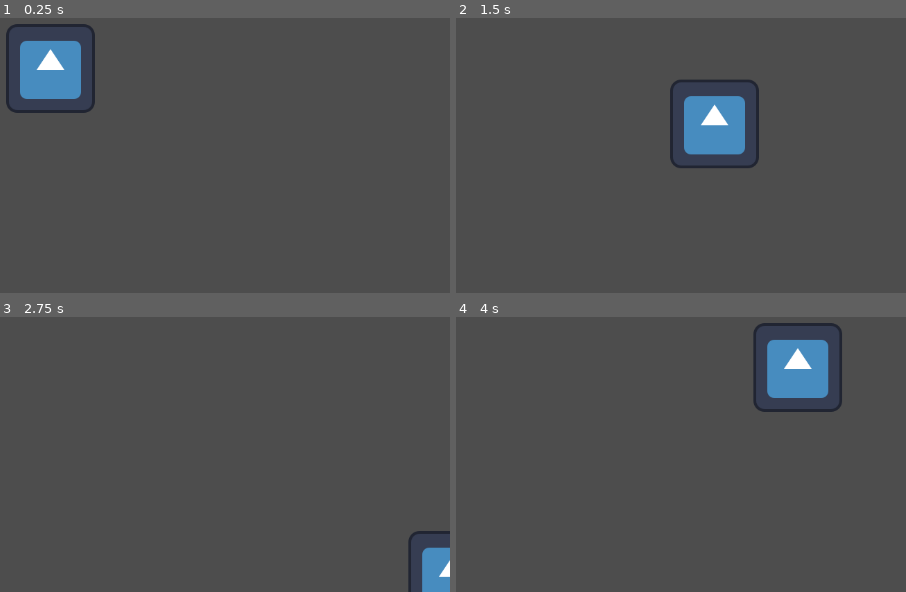
Above: before the commit, frames 1-4 (two rows, left to right).
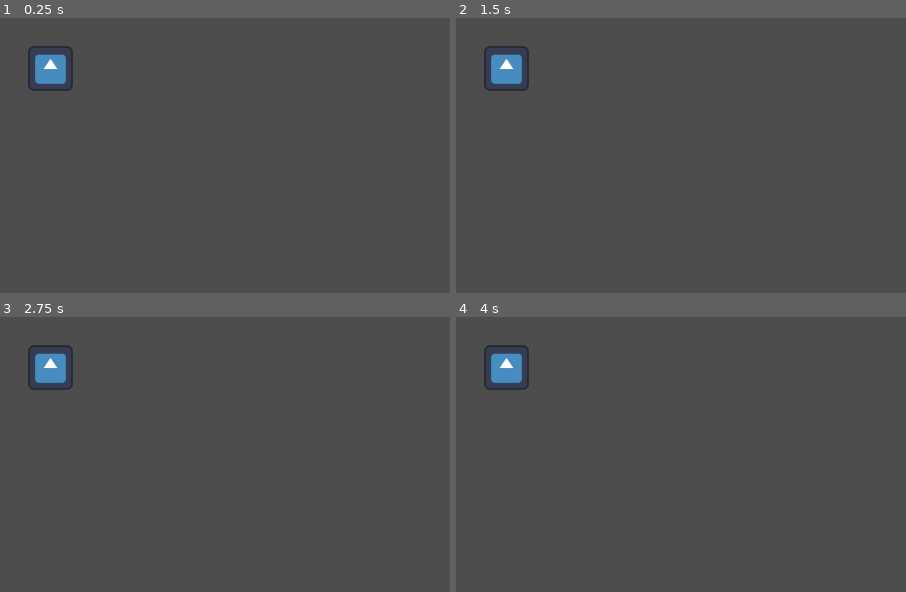
Above: after the commit, the same moments.

Repository: ArtinTheCoder/drive_on_google_maps
Game: Godot game, scene res://scenes/main.tscn
Same seed, same stepped clock (60 frames per second), same inputs: the game is played once before the commit and once after it. The engine's default icon, where the game draws it, is replaced by a stand-in: a white triangle on a blue panel in a dark square.
Inputs:
- Up to frame 1 (0.25 s): no input
- Up to frame 2 (1.5 s): tap Enter at 0.5 s; hold D (Right) 0.53-1.28 s; hold S (Backward) from 1.28 s (still down)
- Up to frame 3 (2.75 s): release S (Backward) at 2.03 s; hold D (Right) from 2.03 s (still down)
- Up to frame 4 (4 s): release D (Right) at 2.78 s; hold W (Forward) 2.78-3.53 s; hold A (Left) from 3.53 s (still down)

The runs differ from the first frame. In frame 1, 3.1% of the frame differs, in the area x 1-22%, y 2-35%; in frame 2, 4.7%; in frame 3, 2.2%; in frame 4, 4.7%, in the area x 6-86%, y 2-35%.

Commit message:
got chunk generation to work

Diff:
--- /dev/null
+++ b/autoloads/Global.gd
@@ -0,0 +1,6 @@
+extends Node
+
+var player: CharacterBody2D
+
+func set_player(p):
+	player = p
--- a/project.godot
+++ b/project.godot
@@ -18,7 +18,16 @@
 [autoload]
 
 EnvLoader="*uid://cv0dh8dyo6e27"
+Global="*uid://b6j7m2q1oeq75"
 GMap="*uid://dxk6xio1jujfl"
+
+[editor_plugins]
+
+enabled=PackedStringArray("res://addons/VSJump/plugin.cfg")
+
+[global_group]
+
+player=""
 
 [input]
 
--- a/scenes/maps/map_manager.tscn
+++ b/scenes/maps/map_manager.tscn
@@ -1,6 +1,8 @@
 [gd_scene format=3 uid="uid://cwc7eh3c0jy7w"]
 
 [ext_resource type="Script" uid="uid://byssmdwar0g5q" path="res://scripts/maps/map_manager.gd" id="1_8bo5w"]
+[ext_resource type="Script" uid="uid://cc322ee4j572d" path="res://scripts/maps/world_to_cords.gd" id="2_yjpxe"]
+[ext_resource type="Script" uid="uid://gnrvj5x57l16" path="res://scripts/maps/cord_to_tile_num.gd" id="3_xi22p"]
 
 [node name="MapManager" type="Control" unique_id=2125945802]
 layout_mode = 3
@@ -18,3 +20,10 @@
 anchor_bottom = 1.0
 grow_horizontal = 2
 grow_vertical = 2
+
+[node name="WorldToCords" type="Node" parent="." unique_id=1172802772]
+script = ExtResource("2_yjpxe")
+zoom = 20
+
+[node name="CordToTileNum" type="Node" parent="." unique_id=1725491057]
+script = ExtResource("3_xi22p")
--- a/scenes/player/player.tscn
+++ b/scenes/player/player.tscn
@@ -6,8 +6,9 @@
 [sub_resource type="RectangleShape2D" id="RectangleShape2D_dovo2"]
 size = Vector2(128, 128)
 
-[node name="Node2D" type="CharacterBody2D" unique_id=669963404]
+[node name="Node2D" type="CharacterBody2D" unique_id=669963404 groups=["player"]]
 position = Vector2(576, 324)
+scale = Vector2(0.5, 0.5)
 script = ExtResource("1_8afob")
 
 [node name="CollisionShape2D" type="CollisionShape2D" parent="." unique_id=803946440]
@@ -15,3 +16,5 @@
 
 [node name="Sprite2D" type="Sprite2D" parent="." unique_id=893018952]
 texture = ExtResource("2_dovo2")
+
+[node name="Camera2D" type="Camera2D" parent="." unique_id=713433756]
--- /dev/null
+++ b/scripts/maps/cord_to_tile_num.gd
@@ -0,0 +1,10 @@
+extends Node
+
+func deg2num(lat_deg: float, lon_deg: float, zoom: int) -> Vector2i:
+	var lat_rad = deg_to_rad(lat_deg)
+	var n = 1 << zoom
+
+	var xtile = int((lon_deg + 180.0) / 360.0 * n)
+	var ytile = int((1.0 - asinh(tan(lat_rad)) / PI) / 2.0 * n)
+
+	return Vector2i(xtile, ytile)
--- a/scripts/maps/map_manager.gd
+++ b/scripts/maps/map_manager.gd
@@ -1,18 +1,93 @@
-extends Node2D
+extends Control
+
+@export var zoom = 20
+
+
+@onready var world_to_cords: Node = $WorldToCords
+@onready var cord_to_tile_num: Node = $CordToTileNum
+
 var lat = 45.4215
 var lng = -75.6972
-var zoom = 17
-var api_key = GMap.api_key
-var url = "https://maps.googleapis.com/maps/api/staticmap?center=%f,%f&zoom=%d&size=640x640&maptype=satellite&key=%s" % [lat, lng, zoom, api_key]
 
-func _ready() -> void:
+const TILE_SIZE = 256
+const CHUNK_RADIUS = 2 # 5x5 grid around player
+
+var loaded_chunks = {}
+var current_center_tile = Vector2i(-9999, 9999)
+
+func _process(_delta: float) -> void:
+	if not Global.player:
+		return
+
+	var lat_lng = world_to_cords.world_to_latlng(Global.player.position)
+	var tile = cord_to_tile_num.deg2num(lat_lng.x, lat_lng.y, zoom)
+
+	if tile != current_center_tile:
+		current_center_tile = tile
+		update_chunks(tile)
+
+func update_chunks(center: Vector2i) -> void:
+	for x in range(-CHUNK_RADIUS, CHUNK_RADIUS + 1):
+		for y in range(-CHUNK_RADIUS, CHUNK_RADIUS + 1):
+			var tile_coord = center + Vector2i(x, y)
+
+			if not loaded_chunks.has(tile_coord):
+				load_chunk(tile_coord)
+
+	for coord in loaded_chunks.keys():
+		if abs(coord.x - center.x) > CHUNK_RADIUS + 1 or abs(coord.y - center.y) > CHUNK_RADIUS + 1:
+			loaded_chunks[coord].queue_free()
+			loaded_chunks.erase(coord)
+
+func load_chunk(tile_coord: Vector2i) -> void:
+	var url = "https://maps.googleapis.com/maps/api/staticmap?center=%s&zoom=%d&size=256x256&maptype=satellite&key=%s" % [
+		tile_coord_to_latlng_string(tile_coord),
+		zoom,
+		GMap.api_key
+	]
+
 	var http = HTTPRequest.new()
+
 	add_child(http)
-	http.request_completed.connect(_on_map_loaded)
+	http.request_completed.connect(func(result, code, headers, body):
+		_on_chunk_loaded(result, code, body, tile_coord, http)
+	)
+
 	http.request(url)
+	loaded_chunks[tile_coord] = null
 
-func _on_map_loaded(result, code, headers, body):
+func _on_chunk_loaded(result, code, body, tile_coord: Vector2i, http: HTTPRequest) -> void:
+	http.queue_free()
+
+	if result != HTTPRequest.RESULT_SUCCESS or code != 200:
+		print("chunk failed, code: ", code)
+		loaded_chunks.erase(tile_coord)
+		return
+
+	var anchor_tile = cord_to_tile_num.deg2num(lat, lng, zoom)
+
 	var img = Image.new()
 	img.load_png_from_buffer(body)
+
 	var tex = ImageTexture.create_from_image(img)
-	$MapSprite.texture = tex
+	var sprite = Sprite2D.new()
+
+	sprite.texture = tex
+	sprite.centered = false
+
+	sprite.position = Vector2(
+		(tile_coord.x - anchor_tile.x) * TILE_SIZE,
+		(tile_coord.y - anchor_tile.y) * TILE_SIZE
+	)
+
+	add_child(sprite)
+	loaded_chunks[tile_coord] = sprite
+
+func tile_coord_to_latlng_string(tile_coord: Vector2i) -> String:
+	var n = pow(2, zoom)
+	var out_lng = tile_coord.x / n * 360.0 - 180.0
+
+	var lat_rad = atan(sinh(PI * (1 - 2.0 * tile_coord.y / n)))
+	var out_lat = rad_to_deg(lat_rad)
+
+	return "%f,%f" % [out_lat, out_lng]
--- /dev/null
+++ b/scripts/maps/world_to_cords.gd
@@ -0,0 +1,26 @@
+extends Node
+
+@export var anchor_lat: float = 45.4215
+@export var anchor_lng: float = -75.6972
+@export var zoom: int = 17
+
+const TILE_SIZE = 256
+
+func world_to_latlng(world_pos: Vector2) -> Vector2:
+	var anchor_tile_x = lng_to_tile_x(anchor_lng, zoom)
+	var anchor_tile_y = lat_to_tile_y(anchor_lat, zoom)
+
+	var tile_x = anchor_tile_x + (world_pos.x / TILE_SIZE)
+	var tile_y = anchor_tile_y + (world_pos.y / TILE_SIZE)
+
+	var out_lng = tile_x / pow(2, zoom) * 360.0 - 180.0
+	var n = PI - 2.0 * PI * tile_y / pow(2, zoom)
+	var out_lat = rad_to_deg(atan(sinh(n)))
+
+	return Vector2(out_lat, out_lng)
+
+func lng_to_tile_x(p_lng: float, p_zoom: int) -> float:
+	return (p_lng + 180.0) / 360.0 * pow(2, p_zoom)
+
+func lat_to_tile_y(p_lat: float, p_zoom: int) -> float:
+	return (1.0 - log(tan(deg_to_rad(p_lat)) + 1.0 / cos(deg_to_rad(p_lat))) / PI) / 2.0 * pow(2, p_zoom)
--- a/scripts/player/player.gd
+++ b/scripts/player/player.gd
@@ -1,6 +1,9 @@
 extends CharacterBody2D
 
 @export var speed = 400
+
+func _enter_tree() -> void:
+	Global.set_player(self)
 
 func get_input():
 	var input_direction = Input.get_vector("Left", "Right", "Forward", "Backward")
--- a/scripts/utils/env_loader.gd
+++ b/scripts/utils/env_loader.gd
@@ -17,4 +17,4 @@
 		var line = file.get_line().strip_edges()
 		if line.contains("="):
 			var parts = line.split("=")
-			env[parts[0]] = parts[1]
+			env[parts[0]] = parts[1].replace("\"", "")
Not shown, added: addons/VSJump/plugin.cfg
Not shown, added: addons/VSJump/vs_code_launcher_plugin.gd
Not shown, added: addons/VSJump/vs_code_launcher_plugin.gd.uid
Not shown, added: autoloads/Global.gd.uid
Not shown, added: scripts/maps/cord_to_tile_num.gd.uid
Not shown, added: scripts/maps/world_to_cords.gd.uid
